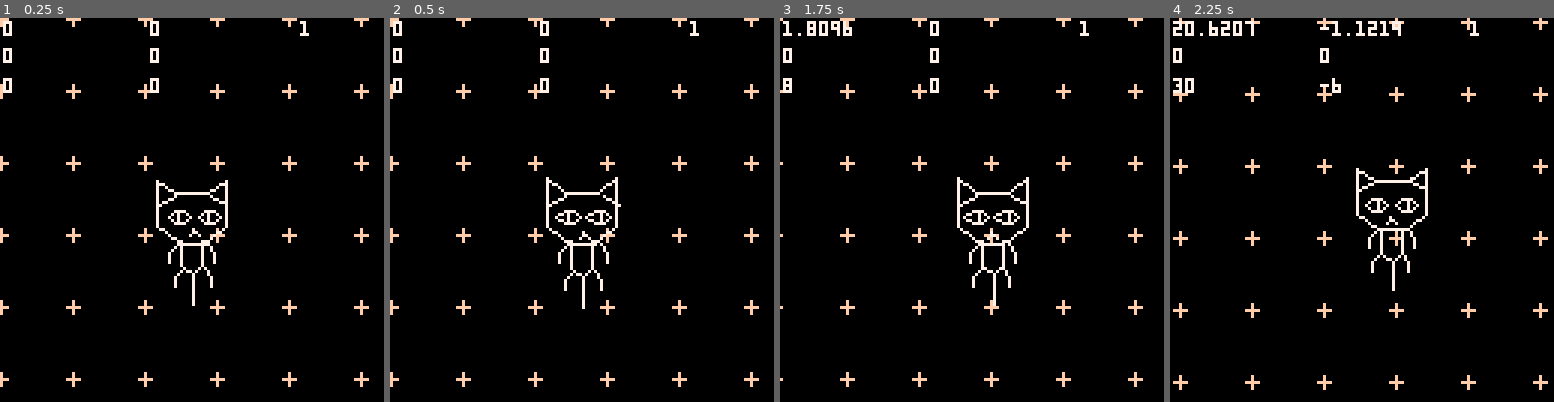
Above: before the commit, frames 1-4 (left to right).
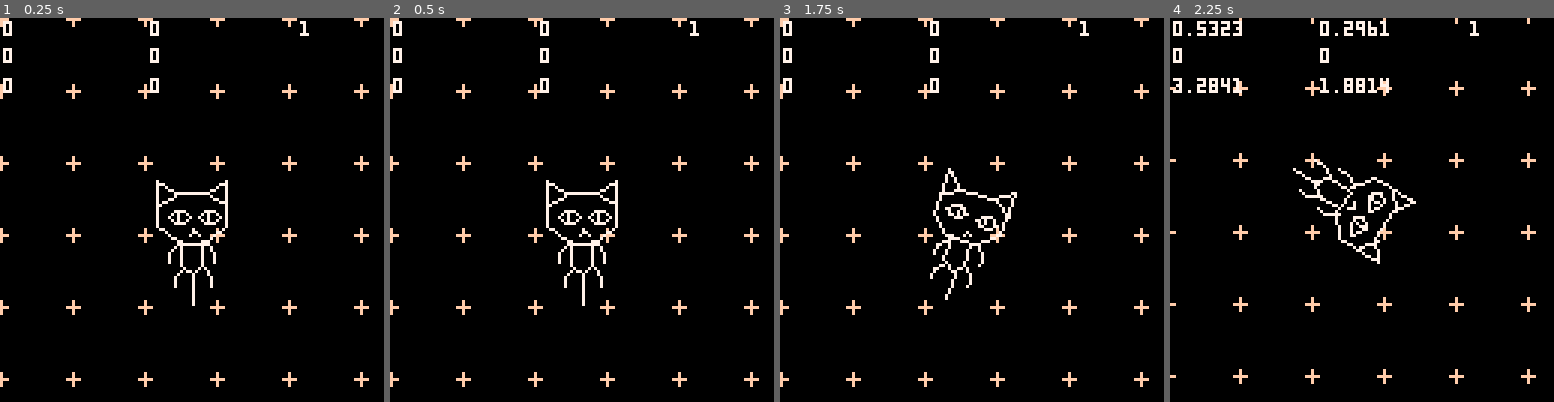
Above: after the commit, the same moments.

Repository: ianmart1n/AGBIC2016
Game: PICO-8 cartridge strungout.p8
Same seed, same stepped clock (60 frames per second), same inputs: the game is played once before the commit and once after it.
Inputs:
- Up to frame 1 (0.25 s): no input
- Up to frame 2 (0.5 s): tap X (X key) at 0.33 s
- Up to frame 3 (1.75 s): tap O (Z key) at 0.7, 1.7 s; tap X (X key) at 1.07 s; hold Right from 1.6 s (still down)
- Up to frame 4 (2.25 s): tap X (X key) at 1.85 s; release Right at 2.1 s; tap O (Z key) at 2.1 s; hold Up from 2.15 s (still down)

Frame 1 is identical in both runs. In frame 2, 0.5% of the frame differs, in the area x 40-61%, y 41-76%; in frame 3, 4.6%; in frame 4, 6.4%, in the area x 0-99%, y 0-97%.

Commit message:
cat correctly controls more like a space cat

Diff:
--- a/strungout.p8
+++ b/strungout.p8
@@ -79,6 +79,8 @@
 
  --head and body
  cat=entity(0,0,7)
+ cat.v_a=0
+ cat.v_p=0
  cat.points={
   {11,-11},
     {-11,-11},
@@ -249,18 +251,16 @@
 
  local game={}
  game.u=function()
-  if btn(0) then cat.p[1] -= 2 end
-  if btn(1) then cat.p[1] += 2 end
-  if btn(2) then cat.p[2] -= 2 end
-  if btn(3) then cat.p[2] += 2 end
-  if btn(4) then
-   --cat.a -= 0.01
-   cat.s -= 0.01
-  end
-  if btn(5) then
-   --cat.a += 0.01
-   cat.s += 0.01
-  end
+  if btn(0) then cat.v_a += 0.01 end
+  if btn(1) then cat.v_a -= 0.01 end
+  if btn(2) then cat.v_p -= 0.75 end
+  if btn(3) then cat.v_p += 0.25 end
+  cat.v_a *= 0.7
+  cat.v_p *= 0.9
+
+  cat.a += cat.v_a
+  cat.p[1] += cos(cat.a-0.25)*cat.v_p
+  cat.p[2] += sin(cat.a-0.25)*cat.v_p
 
   cam.p[1] = lerp(cam.p[1], cat.p[1], 0.1)
   cam.p[2] = lerp(cam.p[2], cat.p[2], 0.1)
